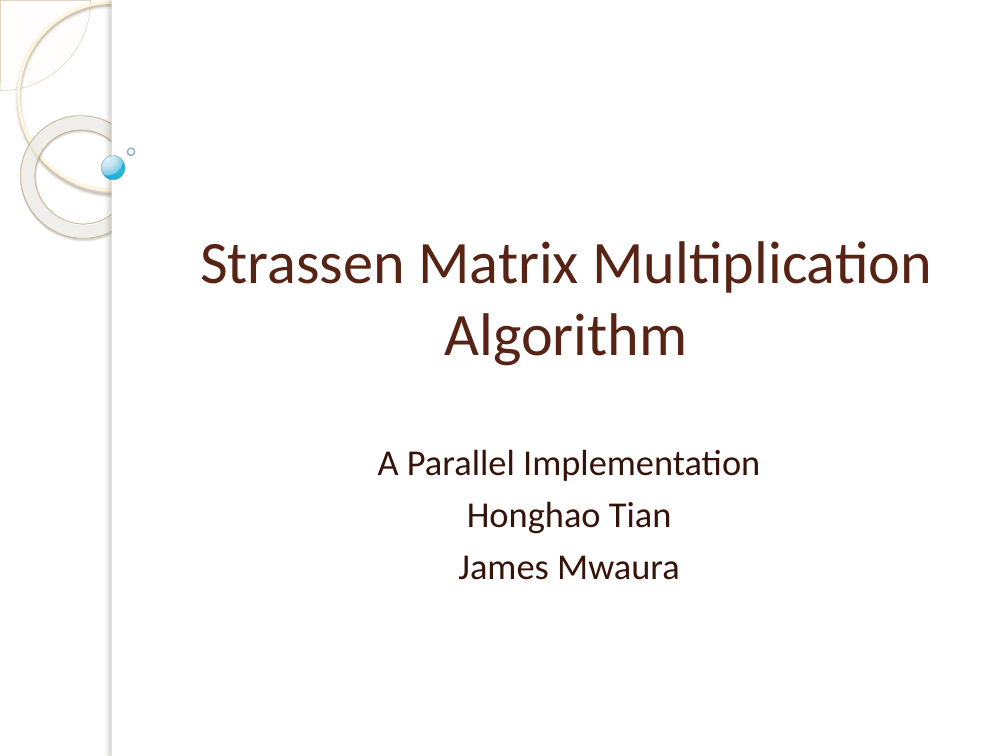
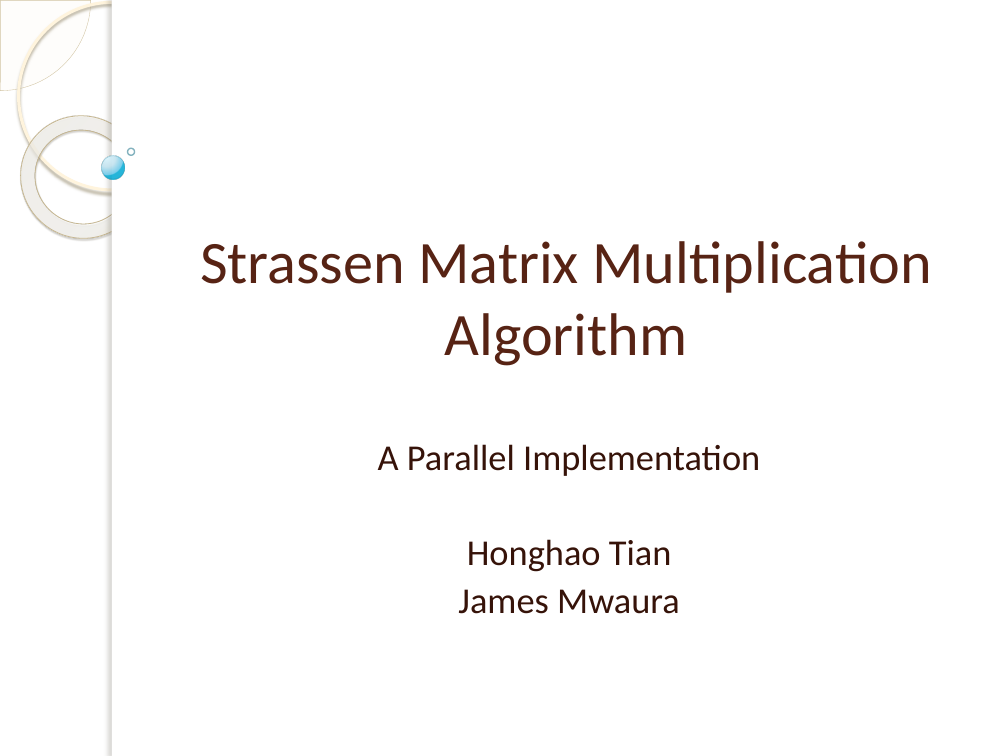
Before and after one commit to pruthvishetty/strassen, a slide deck: slide 1 of Strassen Multiplication Algorithm.pptx. Drawn at 1008x756 pixels with LibreOffice and Linux fonts; fonts in the diff are those of the drawing; background and template pictures are left out. Boxes give left, top, right and bottom in pixels: in the first picture for what was removed or moved away, otherwise in the second. Text is boxed around its words. In the diff, an @@ line names an element or a change of style, - is before the commit and + after.

```diff
--- a/Strassen Multiplication Algorithm.pptx
+++ b/Strassen Multiplication Algorithm.pptx
@@ subtitle "A Parallel Implementation" at box(378, 444, 760, 614): line spacing 1 to 0.9 @@
```
Also in this commit, not shown: 6 other slides changed, 4 slides added, 1 other file.
